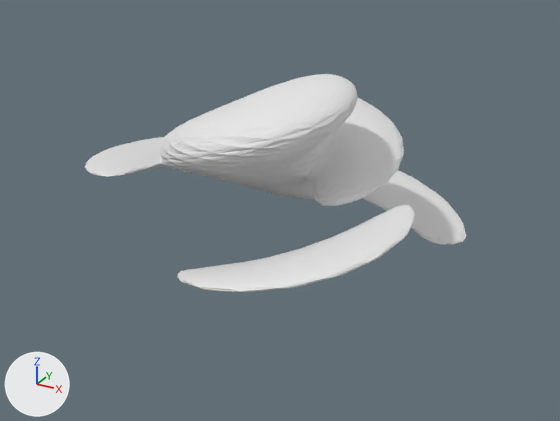
Before and after pictures for a commit that changed the OBJ model Assets/Models/Stomach/ventre_0015.obj.
Both versions are drawn from a 50 mm camera at (70.0, -134.3, 66.9) aimed at (-6.6, 4.9, -2.7). Arrows for +X, +Y and +Z are at lower left; the lights stay in place. Where no turn or scale is listed for an object, it has been applied to the vertices. Vertices at the same position are counted once.

Names of what the first picture shows: 'ventre_0015'.
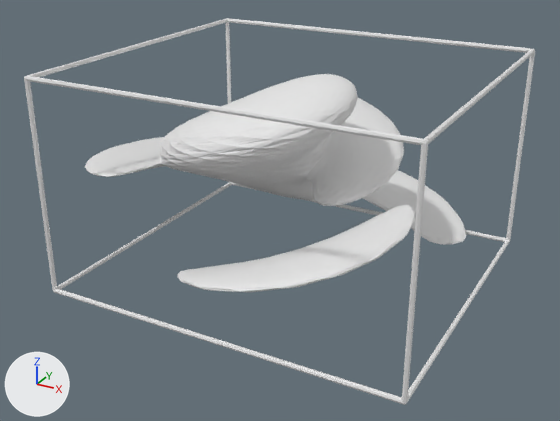
Pixel boxes (x1, y1, x2, y2) of what changed, in the pictures (560 x 421 px):
'ventre_0015', reshaped: before (85, 74, 466, 292); after (24, 18, 535, 405)
part 1 of me_ventre_0015, added: after (24, 18, 535, 405)

What changed in the scene script:
```text
Change me_ventre_0015:
    used by ob_ventre_0015; location = (0.0, 0.0, 0.0)
    remove me_ventre_0015.from_pydata(...)  # 3520 vertices, 4312 faces; spans x -48.1..30.3, y -32.2..46.9, z -36.5..31.0
    add me_ventre_0015.from_pydata(...)  # 3714 vertices, 4664 faces; spans x -48.1..38.4, y -34.6..46.9, z -12.7..32.5
    me_ventre_0015 part 1: a new loose piece of 208 vertices spanning x -38.4..38.4, y -34.6..34.6, z -12.7..32.5
```
